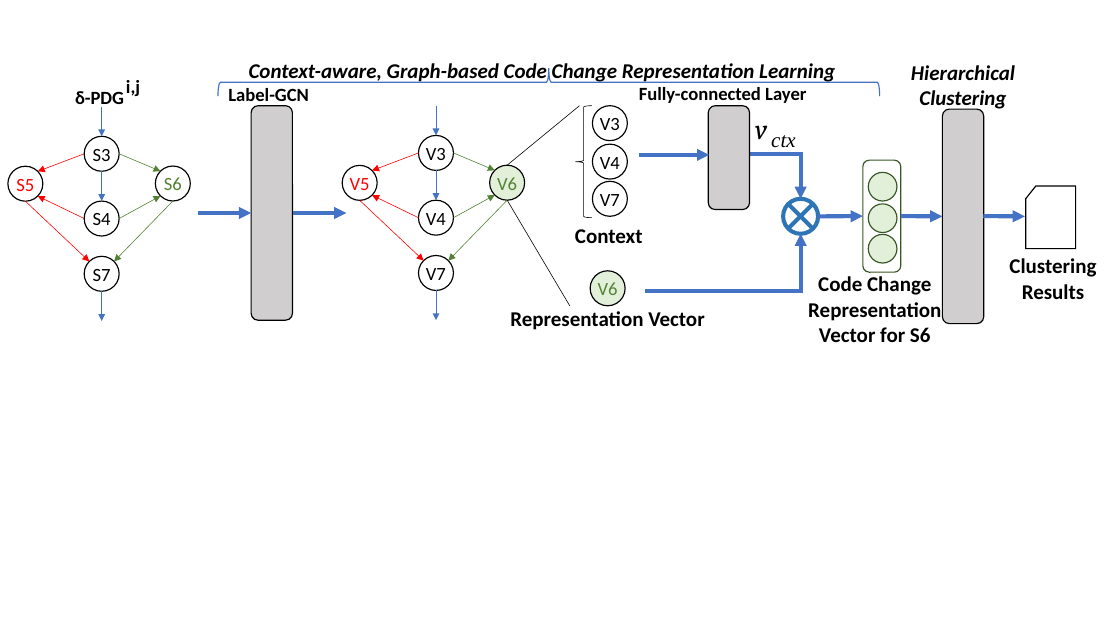
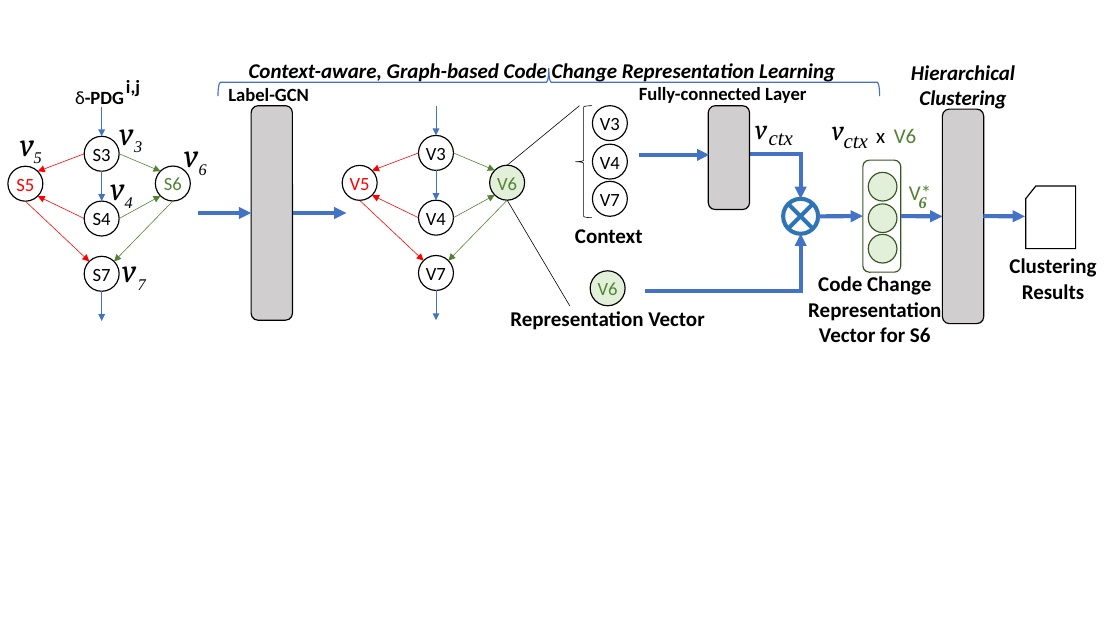
Before and after one commit to tien-n-nguyen/untangle, a slide deck: slide 7 of figures/Figures-Yi.pptx. Drawn at 1120x630 pixels with LibreOffice and Linux fonts; fonts in the diff are those of the drawing. Boxes give left, top, right and bottom in pixels: in the first picture for what was removed or moved away, otherwise in the second. Text is boxed around its words. In the diff, an @@ line names an element or a change of style, - is before the commit and + after.

```diff
--- a/figures/Figures-Yi.pptx
+++ b/figures/Figures-Yi.pptx
@@ text added at [20,140,34,163], 28 pt, text #000000, italic @@
+v
@@ text added at [119,129,133,152], 28 pt, text #000000, italic @@
+v
@@ text added at [134,141,142,152], 14 pt, text #000000, italic @@
+3
@@ text added at [832,126,844,140], 24 pt, text #000000, italic @@
+v
@@ text added at [844,136,868,149], 18 pt, text #000000, italic @@
+ctx
@@ text added at [876,133,885,143], 18 pt, text #000000 @@
+x
@@ text added at [894,129,917,143], 18 pt, text #548235 @@
+V6
@@ text added at [34,152,42,163], 14 pt, text #000000, italic @@
+5
@@ text added at [184,151,198,174], 28 pt, text #000000, italic @@
+v
@@ text added at [199,164,207,175], 14 pt, text #000000, italic @@
+6
@@ text added at [110,184,124,207], 28 pt, text #000000, italic @@
+v
@@ text added at [125,197,133,212], 14 pt, text #000000, italic @@
+4
@@ text added at [909,185,931,207], 18 pt, text #548235 @@
+V*
@@ text added at [919,197,927,208], 14 pt, text #548235, bold, italic @@
+6
@@ text added at [122,252,136,283], 28 pt, text #000000, italic @@
+v
@@ text added at [138,279,146,290], 14 pt, text #000000, italic @@
+7
```
Also in this commit, not shown: 2 other files.
